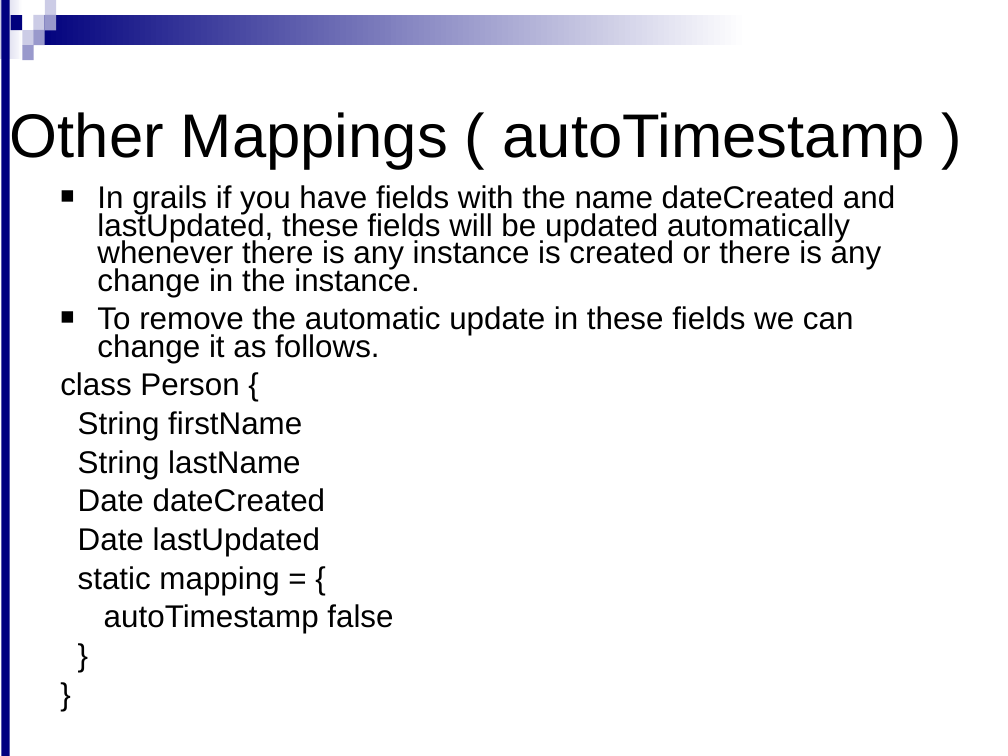
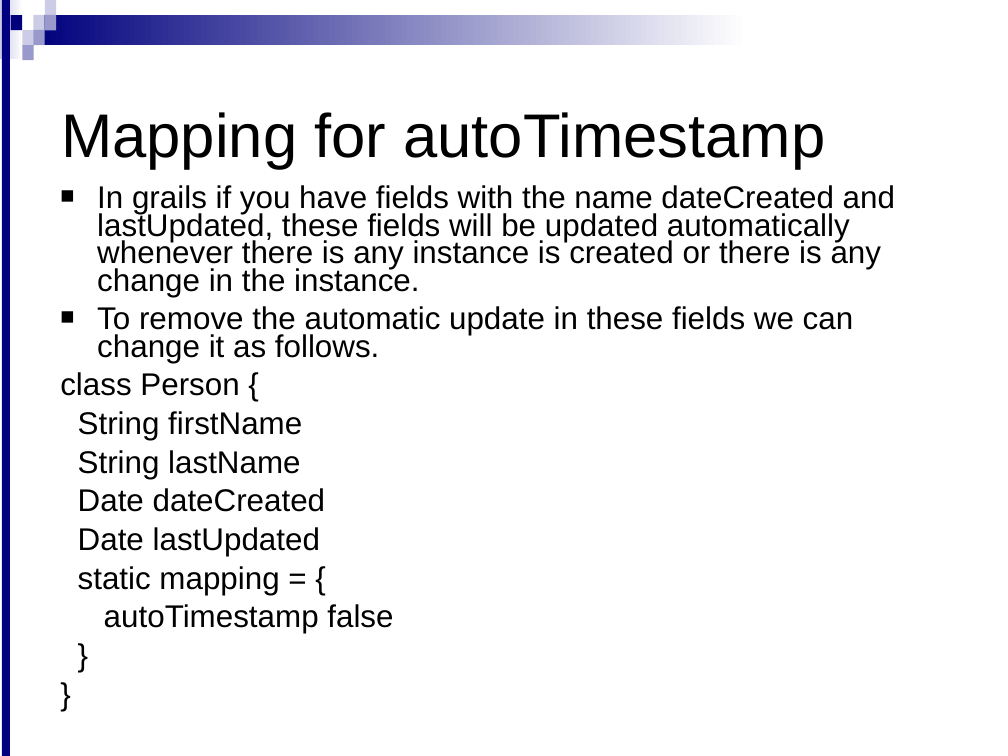
Before and after one commit to meudaypratap/grailsdomain2, a slide deck: slide 11 of Domain class-2.ppt. Drawn at 1008x756 pixels with LibreOffice and Linux fonts; fonts in the diff are those of the drawing; background and template pictures are left out. Boxes give left, top, right and bottom in pixels: in the first picture for what was removed or moved away, otherwise in the second. Text is boxed around its words. In the diff, an @@ line names an element or a change of style, - is before the commit and + after.

```diff
--- a/Domain class-2.ppt
+++ b/Domain class-2.ppt
@@ title at (x1=61, y1=112, x2=825, y2=169): text changed @@
-Other Mappings ( autoTimestamp )
+Mapping for autoTimestamp
```
Also in this commit, not shown: 12 other slides changed.
